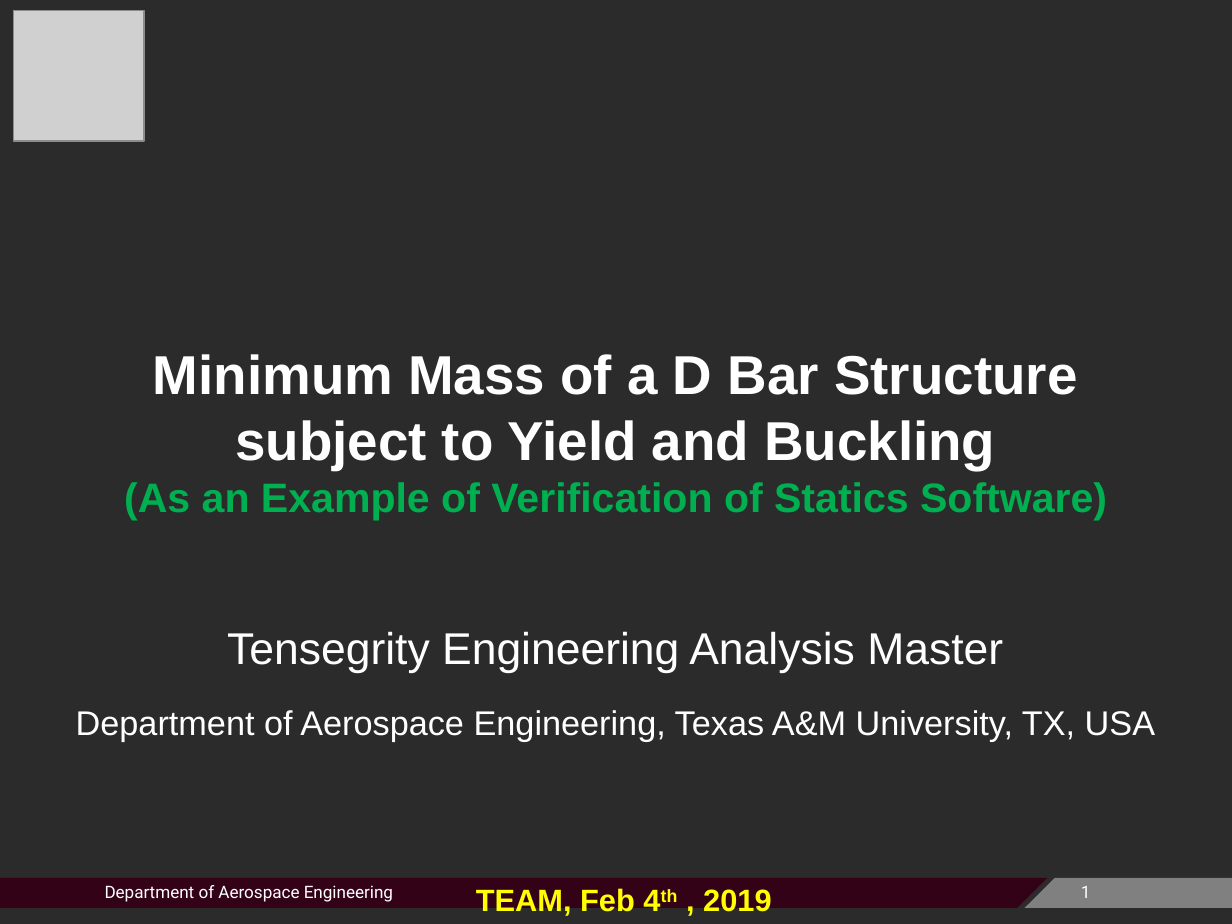
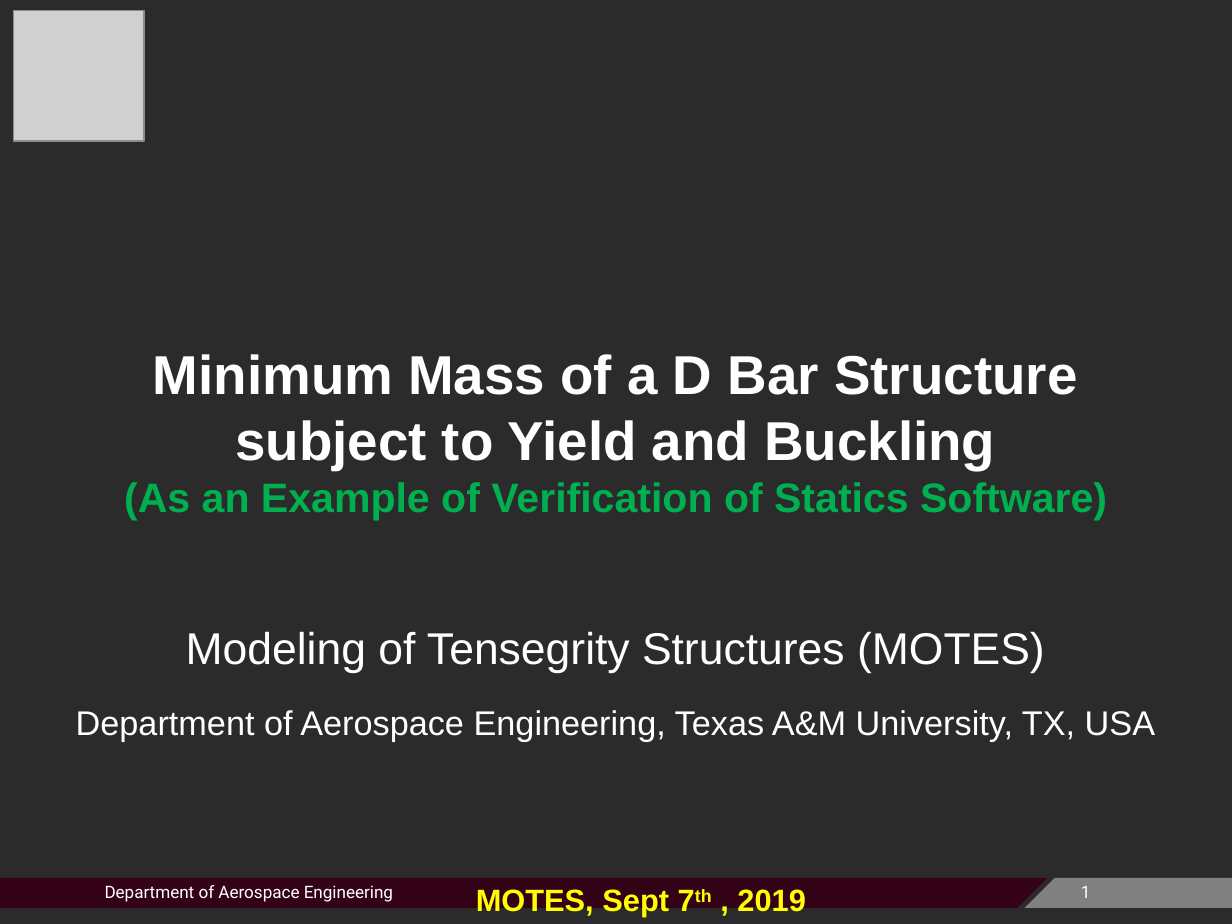
Before and after one commit to ramaniitrgoyal92/Modeling_of_Tensegrity_Structures_MOTES, a slide deck: slide 1 of Software_Verification_and_Examples/Statics_Examples/00_Software_Verification_D_bar_Statics/D_Bar_Statics.pptx. Drawn at 1232x924 pixels with LibreOffice and Linux fonts; fonts in the diff are those of the drawing; grey boxes stand for pictures; background and template pictures are left out; a plain dark background stands for a picture behind light text. Boxes give left, top, right and bottom in pixels: in the first picture for what was removed or moved away, otherwise in the second. Text is boxed around its words. In the diff, an @@ line names an element or a change of style, - is before the commit and + after.

```diff
--- a/Software_Verification_and_Examples/Statics_Examples/00_Software_Verification_D_bar_Statics/D_Bar_Statics.pptx
+++ b/Software_Verification_and_Examples/Statics_Examples/00_Software_Verification_D_bar_Statics/D_Bar_Statics.pptx
@@ text at (186, 631, 1045, 673): text changed @@
-Tensegrity Engineering Analysis Master
+Modeling of Tensegrity Structures (MOTES)
@@ text at (476, 887, 805, 917): text changed @@
-TEAM, Feb 4th , 2019
+MOTES, Sept 7th , 2019
```
